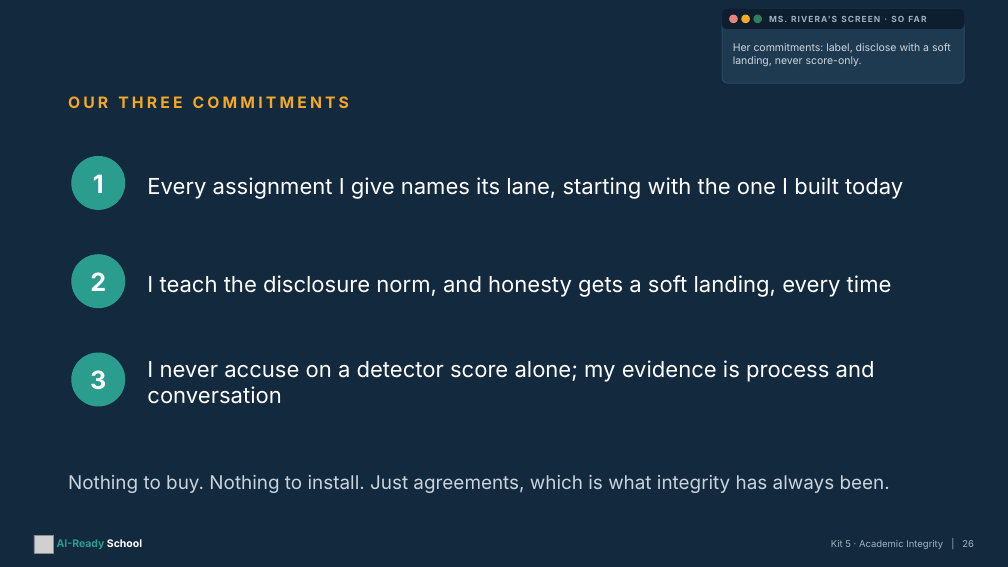
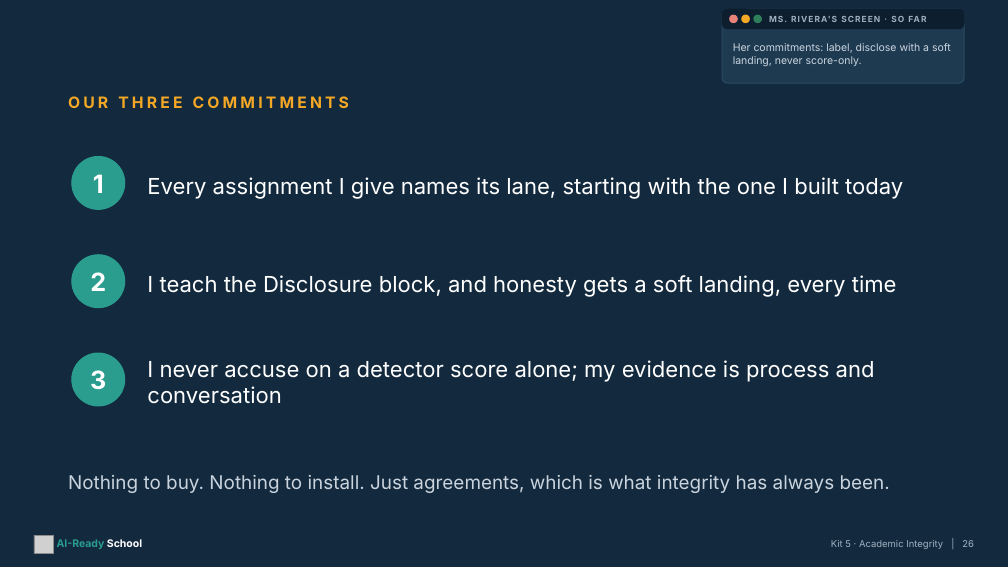
Before and after one commit to aspinozzi1/Ai-School-Ready, a slide deck: slide 26 of kits/kit05/Kit05_PresentationDeck.pptx. Drawn at 1008x567 pixels with LibreOffice and Linux fonts; fonts in the diff are those of the drawing; grey boxes stand for pictures. Boxes give left, top, right and bottom in pixels: in the first picture for what was removed or moved away, otherwise in the second. Text is boxed around its words. In the diff, an @@ line names an element or a change of style, - is before the commit and + after.

```diff
--- a/kits/kit05/Kit05_PresentationDeck.pptx
+++ b/kits/kit05/Kit05_PresentationDeck.pptx
@@ text at (x1=147, y1=275, x2=897, y2=297): text changed @@
-I teach the disclosure norm, and honesty gets a soft landing, every time
+I teach the Disclosure block, and honesty gets a soft landing, every time
```
Also in this commit, not shown: 14 other slides changed, 19 other files.
